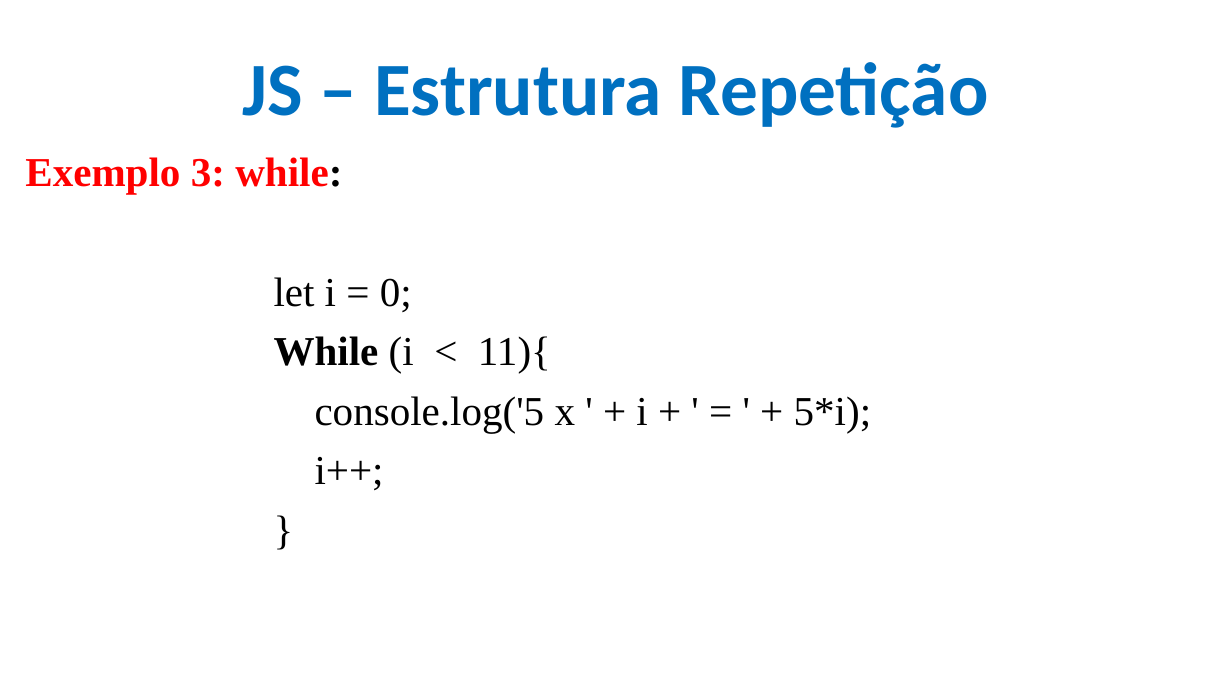
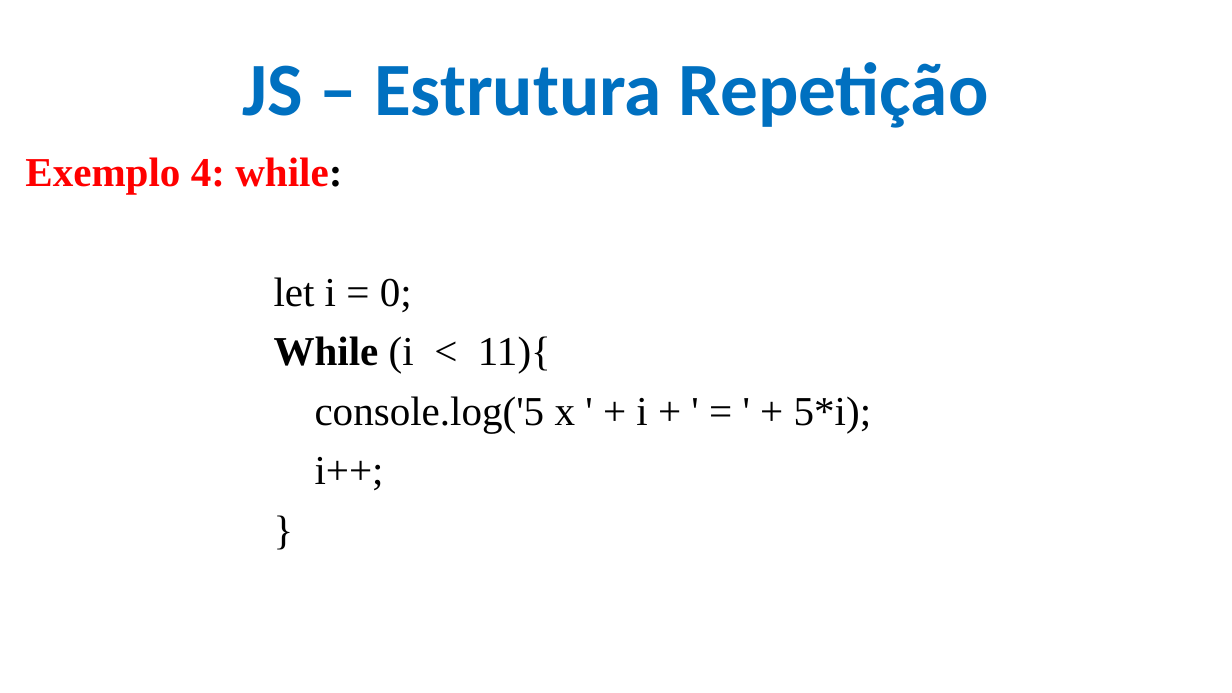
Before and after one commit to CloudEducationBrazil/WydenDesenvolvimentoWebPHP, a slide deck: slide 28 of 01 Classes/Aula 09 Desenvolvimento Web PHP - JS.pptx (slide 26 before the commit). Drawn at 1232x693 pixels with LibreOffice and Linux fonts; fonts in the diff are those of the drawing; background and template pictures are left out. Boxes give left, top, right and bottom in pixels: in the first picture for what was removed or moved away, otherwise in the second. Text is boxed around its words. In the diff, an @@ line names an element or a change of style, - is before the commit and + after.

```diff
--- a/01 Classes/Aula 09 Desenvolvimento Web PHP - JS.pptx
+++ b/01 Classes/Aula 09 Desenvolvimento Web PHP - JS.pptx
@@ text at (x1=25, y1=157, x2=342, y2=194): text changed @@
-Exemplo 3: while:
+Exemplo 4: while:
```
Also in this commit, not shown: 6 other slides changed, 6 slides added.
